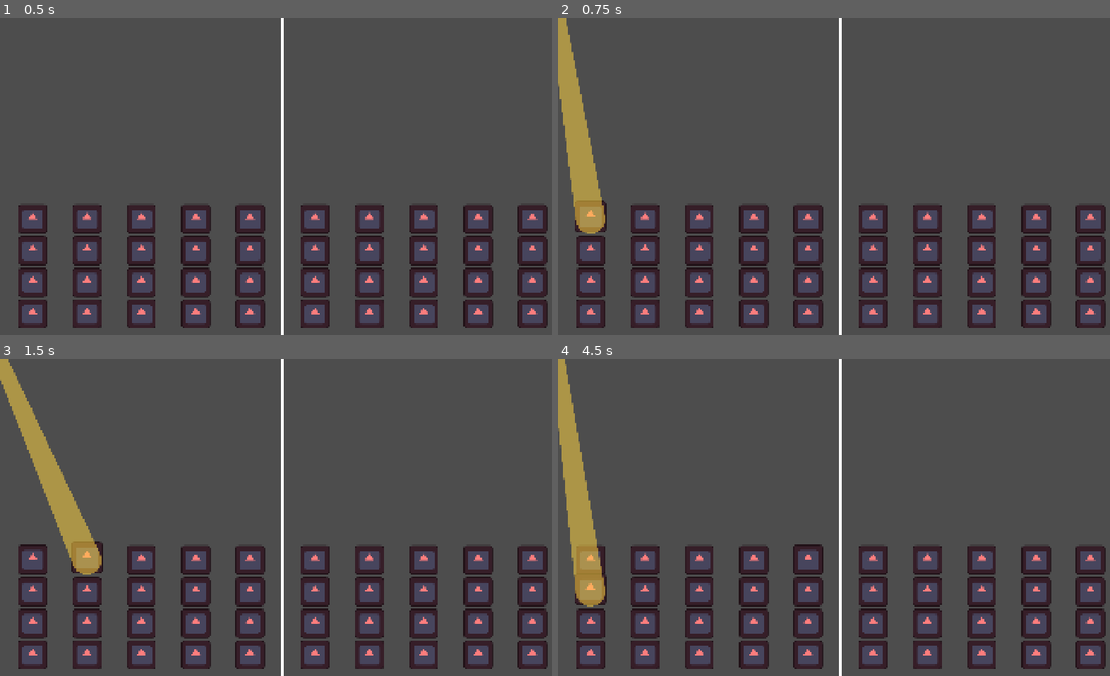
Above: before the commit, frames 1-4 (two rows, left to right).
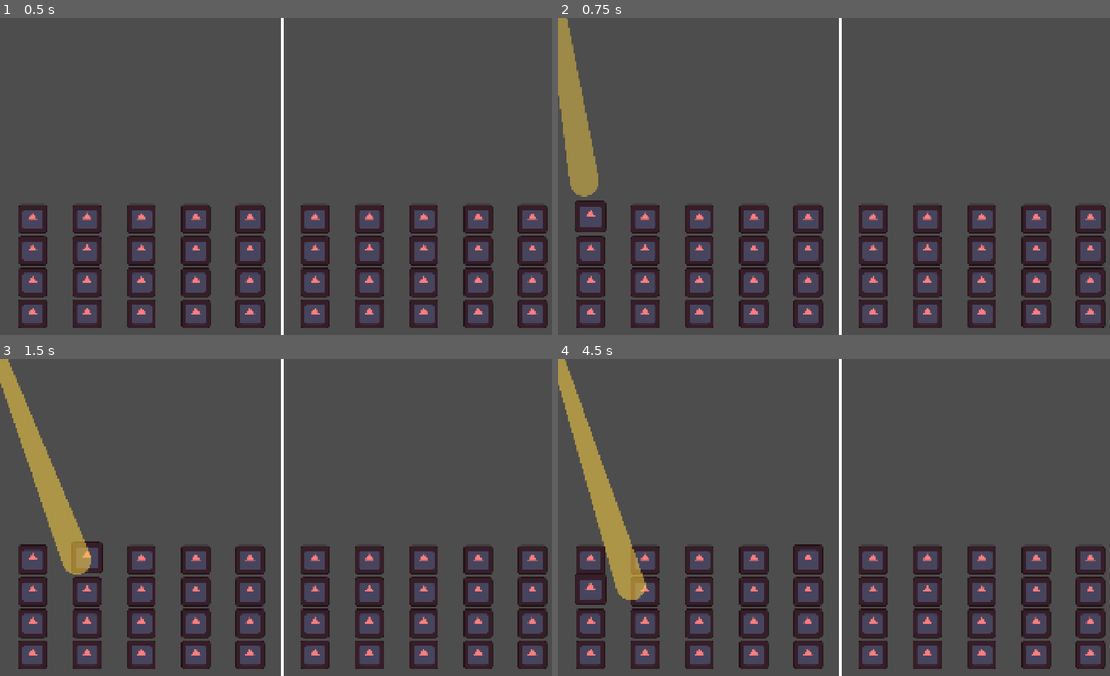
Above: after the commit, the same moments.

Repository: PixelSaver/steakbite
Game: Godot game, scene res://scenes/main.tscn
Same seed, same stepped clock (60 frames per second), same inputs: the game is played once before the commit and once after it. The engine's default icon, where the game draws it, is replaced by a stand-in: a white triangle on a blue panel in a dark square.
Inputs (mouse positions are in pixels of both pictures, inside the frame that each line leads up to):
- Up to frame 1 (0.5 s): no input
- Up to frame 2 (0.75 s): click (591, 217) at 0.52 s
- Up to frame 3 (1.5 s): click (88, 558) at 1.27 s
- Up to frame 4 (4.5 s): click (701, 558) at 2.02 s; click (751, 558) at 2.77 s; click (806, 558) at 3.52 s; click (591, 590) at 4.27 s

Frame 1 is identical in both runs. In frame 2, 0.8% of the frame differs, in the area x 0-9%, y 0-68%; in frame 3, 1.4%; in frame 4, 5.1%, in the area x 0-16%, y 0-79%.

Commit message:
Added tweening to the spotlight

Diff:
--- a/scenes/game/game.gd
+++ b/scenes/game/game.gd
@@ -19,20 +19,21 @@
 @export var num_poisoned := 8
 @export var spotlight_offset := Vector2i(0,0)
 @export var is_right := false
+var spotlight_target_pos := Vector2.ZERO
+var spotlight_tween: Tween
 var map : Array[Array]
 ## Randomized queue of clean steaks
 var clean_steaks : Array[Vector2i]
 var visual_tiles: Array[Control] = []
 
 func _ready() -> void:
-	spotlight.hide()
+	spotlight.modulate.a = 0.0
 	SignalBus.game_start.connect(_on_game_start)
 	subviewport.gui_focus_changed.connect(_on_focus_changed)
 	get_viewport().gui_focus_changed.connect(func(node: Control):
 		if node != game_subviewport_container and node != self:
-			spotlight.hide()
+			_hide_spotlight()
 			return
-		spotlight.show()
 		_grab_first_focus()
 	)
 	_on_game_start()
@@ -65,16 +66,32 @@
 		node.focus_neighbor_top = node.get_path_to(target)
 
 	# highlight
-	spotlight.global_position = node.global_position + node.size * 0.5
-	var spotlight_target := Vector2i.ZERO
+	var spotlight_target = node.global_position + node.size * 0.5
+	if spotlight_tween and spotlight_tween.is_running(): spotlight_tween.kill()
+	spotlight_tween = create_tween().set_ease(Tween.EASE_OUT)
+	spotlight_tween.set_trans(Tween.TRANS_QUINT).set_parallel(true)
+	spotlight_tween.tween_property(self, "spotlight_target_pos", spotlight_target, 0.7)
+	spotlight_tween.tween_property(spotlight, "modulate:a", 1.0, 0.7)
+
+func _hide_spotlight() -> void:
+	if spotlight_tween and spotlight_tween.is_running(): spotlight_tween.kill()
+	spotlight_tween = create_tween().set_ease(Tween.EASE_OUT)
+	spotlight_tween.set_trans(Tween.TRANS_QUINT).set_parallel(true)
+	spotlight_tween.tween_property(self, "spotlight_target_pos", Vector2.ZERO, 0.7)
+	spotlight_tween.tween_property(spotlight, "modulate:a", 0.0, 0.7)
+
+
+func _process(_delta: float) -> void:
+	var spotlight_corner := Vector2i.ZERO
 	if is_right:
-		spotlight_target = Vector2i(
+		spotlight_corner = Vector2i(
 			subviewport.size.x - spotlight_offset.x,
 			spotlight_offset.y
 		)
 	else:
-		spotlight_target = spotlight_offset
-	spotlight.look_at(spotlight_target)
+		spotlight_corner = spotlight_offset
+	spotlight.position = spotlight_target_pos
+	spotlight.look_at(spotlight_corner)
 	spotlight.rotate(PI/2)
 #endregion
 
@@ -184,5 +201,5 @@
 
 func _input(event: InputEvent) -> void:
 	if OS.is_debug_build() and event.is_action_pressed("1"):
-		var p = get_random_position()
+		#var p = get_random_position()
 		eat_steak(Vector2i(0,4))
--- a/scenes/main.tscn
+++ b/scenes/main.tscn
@@ -20,9 +20,12 @@
 
 [node name="Game" parent="HBoxContainer" unique_id=1104330168 instance=ExtResource("1_o5qli")]
 layout_mode = 2
+spotlight_offset = Vector2i(0, 0)
+is_right = false
 
 [node name="Game2" parent="HBoxContainer" unique_id=1085034286 instance=ExtResource("1_o5qli")]
 layout_mode = 2
+spotlight_offset = Vector2i(0, 0)
 is_right = true
 
 [node name="CanvasLayer" type="CanvasLayer" parent="." unique_id=1014993860]
